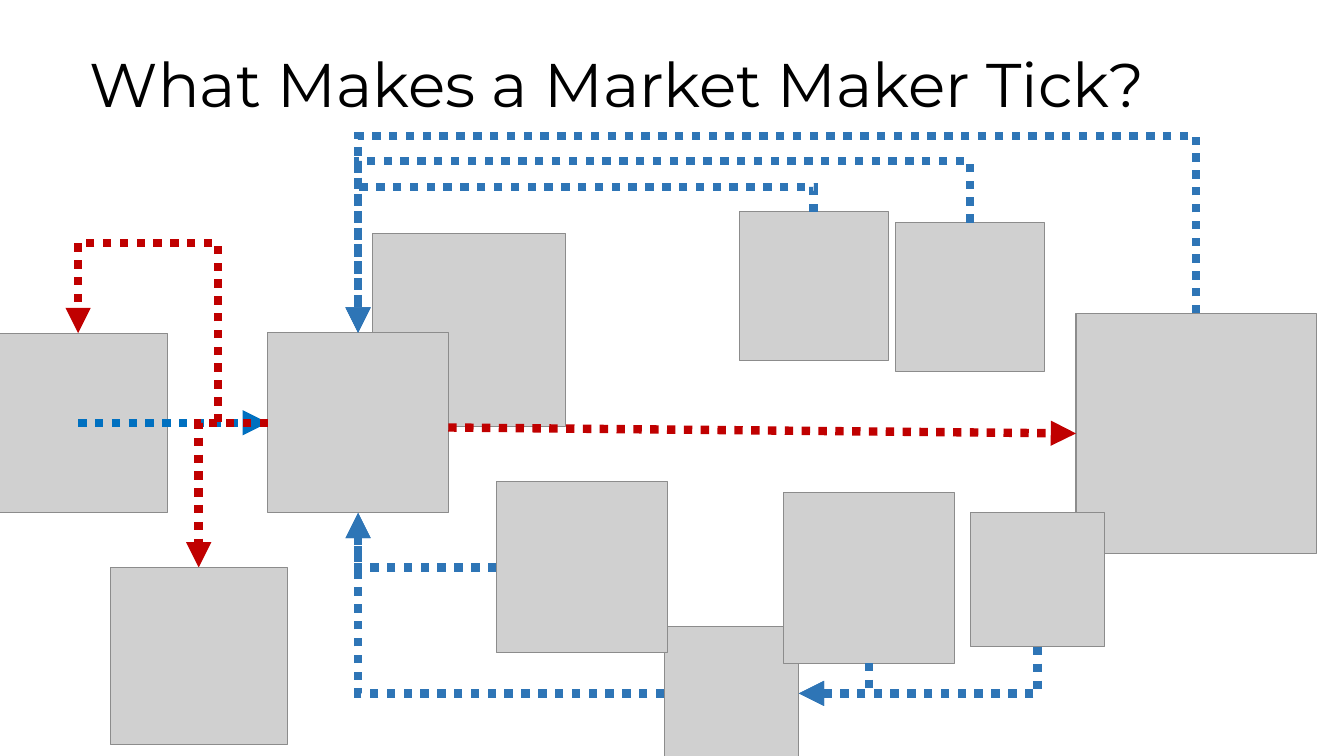
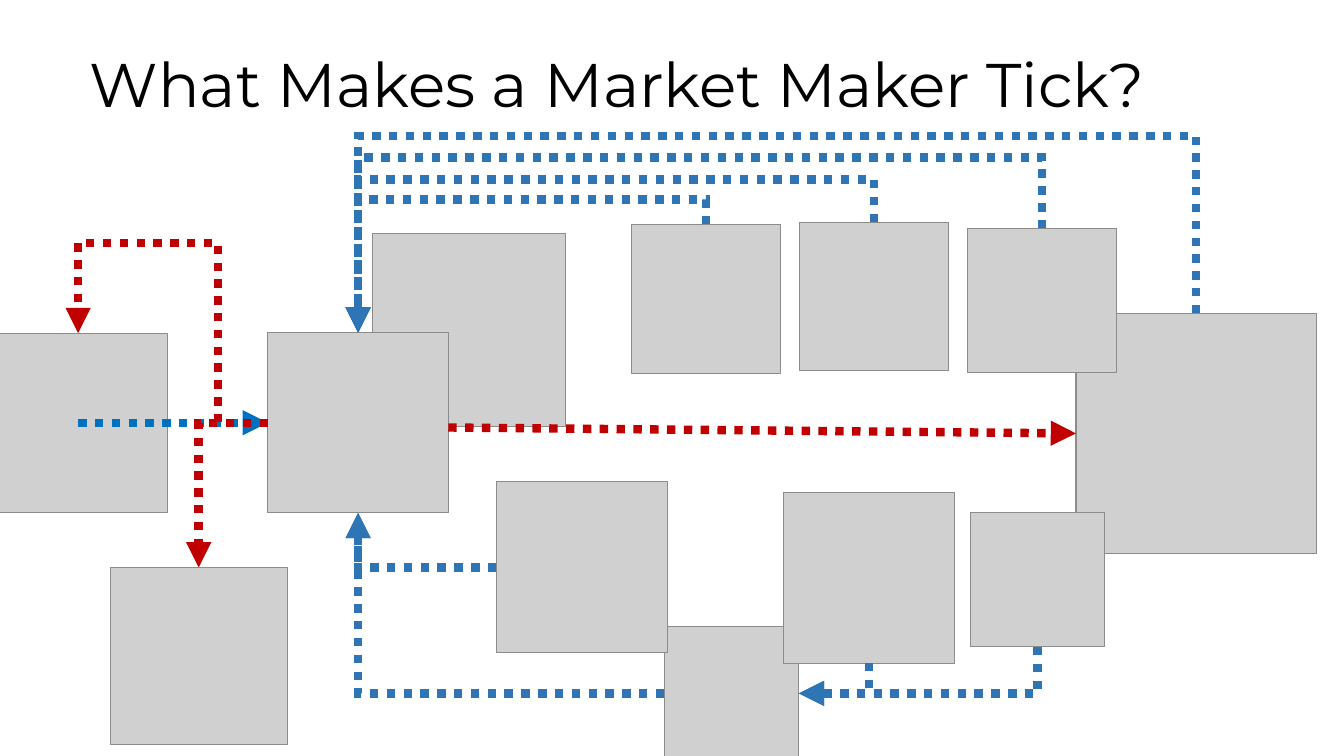
Before and after one commit to maatt4code/PicsAndStuff, a slide deck: slide 13 of Presentation/FXMM.pptx. Drawn at 1344x756 pixels with LibreOffice and Linux fonts; fonts in the diff are those of the drawing; grey boxes stand for pictures. Boxes give left, top, right and bottom in pixels: in the first picture for what was removed or moved away, otherwise in the second. Text is boxed around its words. In the diff, an @@ line names an element or a change of style, - is before the commit and + after.

```diff
--- a/Presentation/FXMM.pptx
+++ b/Presentation/FXMM.pptx
@@ elbow arrow moved from (970, 223) - (358, 333) to (874, 222) - (358, 333) @@
@@ elbow arrow added from (1043, 229) to (358, 333), #2E75B6 6 pt dashed @@
@@ elbow arrow moved from (814, 212) - (358, 333) to (706, 225) - (358, 333) @@
@@ picture: place and size @@
-picture at box(739, 212, 888, 361)
+picture at box(631, 225, 780, 374)
@@ picture: place and size @@
-picture at box(896, 223, 1046, 372)
+picture at box(800, 222, 949, 371)
@@ picture added at box(968, 229, 1117, 373) @@
```
Also in this commit, not shown: 5 other slides changed, 2 other files.
